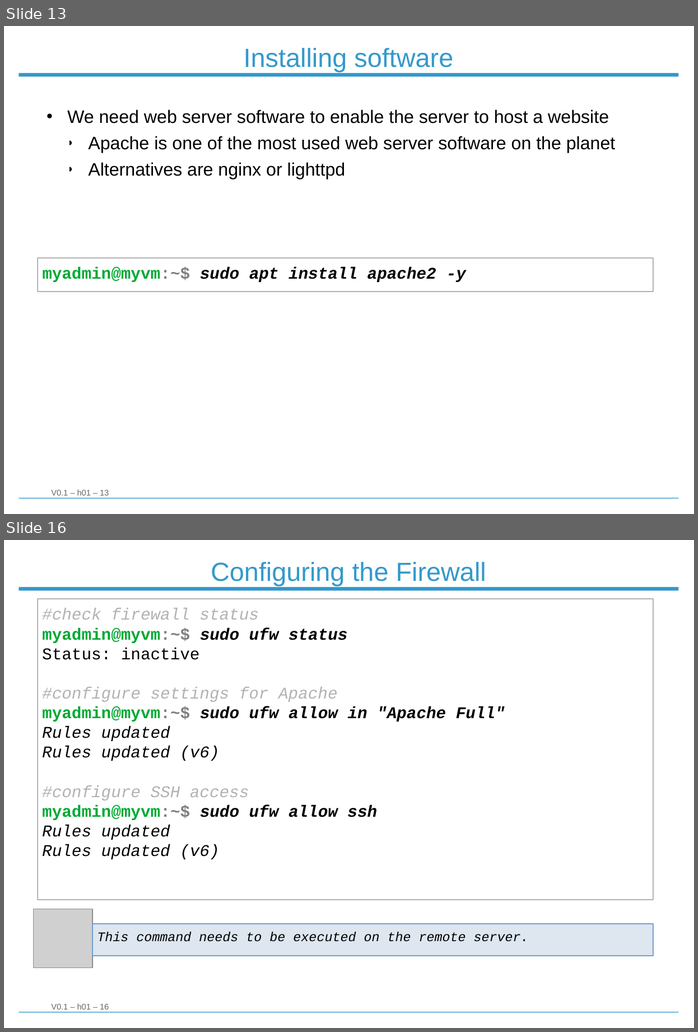
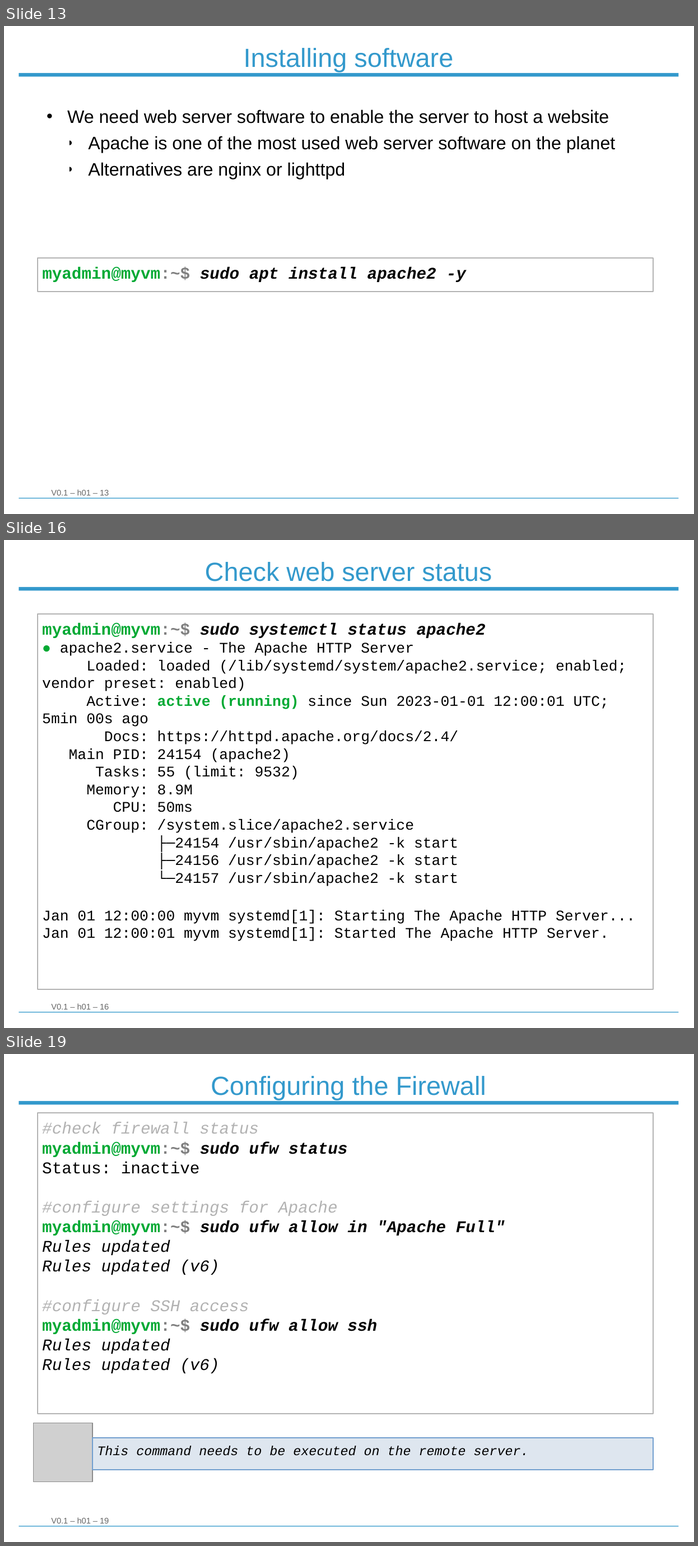
Before and after one commit to Strobodov/workshop_linux_server, a slide deck: Workshop_Linux_Server_101.odp. Shown one above the other, each under a label of ours: slides 13 and 16 before the commit, slides 13, 16 and 19 after it; the slides between them are not shown. The pictures are 698x1032 and 698x1546 pixels, drawn with LibreOffice and Linux fonts; fonts in the diff are those of the drawing; grey boxes stand for pictures; background and template pictures are left out. Boxes give left, top, right and bottom in pixels: in the first picture for what was removed or moved away, otherwise in the second. Text is boxed around its words. In the diff, an @@ line names an element or a change of style, - is before the commit and + after.

```diff
--- a/Workshop_Linux_Server_101.odp
+++ b/Workshop_Linux_Server_101.odp
@@ slide 16 added at <box>4,540,694,1028</box>, background #FFFFFF; not listed: 3 template elements that a slide beside it also shows @@
@@ title added at <box>205,562,492,581</box>, 32 pt, text #3399CC @@
+Check web server status
@@ rectangle added at <box>38,614,653,989</box>, outline #B3B3B3 1.42 pt, 18 pt, text #000000 @@
+myadmin@myvm:~$ sudo systemctl status apache2
+● apache2.service - The Apache HTTP Server
+Loaded: loaded (/lib/systemd/system/apache2.service; enabled; vendor preset: enabled)
+Active: active (running) since Sun 2023-01-01 12:00:01 UTC; 5min 00s ago
+Docs: https://httpd.apache.org/docs/2.4/
+Main PID: 24154 (apache2)
+Tasks: 55 (limit: 9532)
+Memory: 8.9M
+CPU: 50ms
+CGroup: /system.slice/apache2.service
+├─24154 /usr/sbin/apache2 -k start
+├─24156 /usr/sbin/apache2 -k start
+└─24157 /usr/sbin/apache2 -k start
+Jan 01 12:00:00 myvm systemd[1]: Starting The Apache HTTP Server...
+Jan 01 12:00:01 myvm systemd[1]: Started The Apache HTTP Server.
@@ what was slide 16 is now slide 19 @@
```
Also in this commit, not shown: 7 slides changed, 2 other slides added, 2 slides removed.
